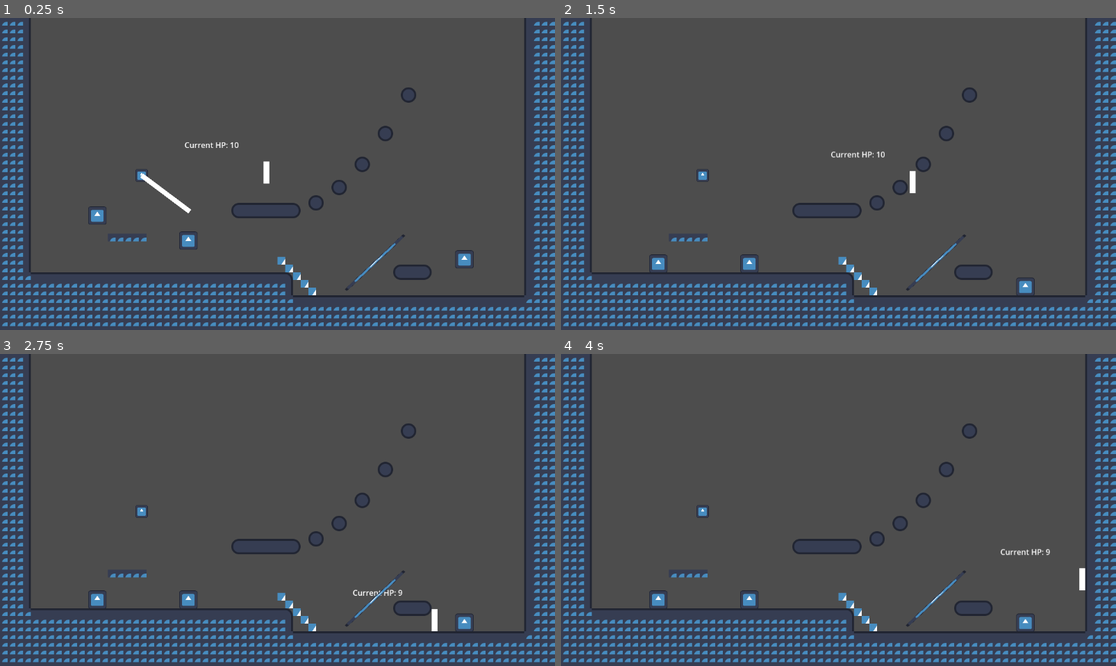
Above: before the commit, frames 1-4 (two rows, left to right).
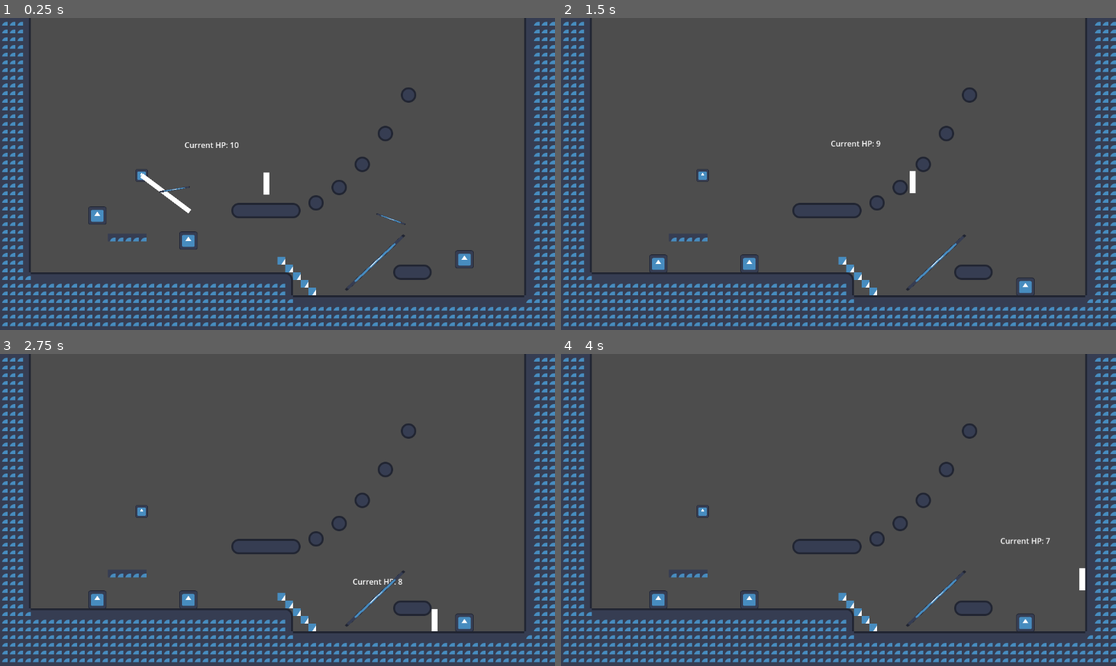
Above: after the commit, the same moments.

Repository: LiamQuinlan-Carleton/COMP1501FINAL
Game: Godot game, scene res://Main.tscn
Two runs of this game, one before a commit and one after it. Both use one fixed random seed, a clock stepped at 60 frames per second and the inputs below. The engine's default icon, where the game draws it, is replaced by a stand-in: a white triangle on a blue panel in a dark square.
Inputs (mouse positions are in pixels of both pictures, inside the frame that each line leads up to):
- Up to frame 1 (0.25 s): no input
- Up to frame 2 (1.5 s): move the mouse to (960, 158) at 0.52 s; press the mouse at (960, 158) at 0.53 s; hold D (Right) from 0.53 s (still down); tap Space (Jump) at 0.77 s; move the mouse to (727, 189) at 1.27 s; release the mouse at (727, 189) at 1.28 s; right-click (727, 189) at 1.35 s
- Up to frame 3 (2.75 s): tap Space (Jump) at 1.52 s; move the mouse to (333, 441) at 2.02 s; release D (Right) at 2.03 s; hold A (Left) from 2.03 s (still down); hold Shift (Shift) from 2.03 s (still down)
- Up to frame 4 (4 s): move the mouse to (810, 572) at 2.77 s; release A (Left) at 2.78 s; release Shift (Shift) at 2.78 s; hold D (Right) from 2.78 s (still down); tap C (crouch) at 2.85 s; tap Space (Jump) at 3.02, 3.77 s; move the mouse to (1005, 556) at 3.52 s; press the mouse at (1005, 556) at 3.53 s

The runs differ from the first frame. In frame 1, 0.1% of the frame differs, in the area x 28-74%, y 45-67%; in frame 2, 0.2%; in frame 3, 0.2%; in frame 4, 0.2%, in the area x 79-89%, y 58-65%.

Commit message:
Fixed player center

Diff:
--- a/Player.tscn
+++ b/Player.tscn
@@ -26,11 +26,9 @@
 metadata/_edit_group_ = true
 
 [node name="CollisionShape2D" type="CollisionShape2D" parent="."]
-position = Vector2(0, -23)
 shape = SubResource("RectangleShape2D_t478q")
 
 [node name="MeshInstance2D" type="MeshInstance2D" parent="."]
-position = Vector2(0, -23)
 scale = Vector2(12, 46)
 mesh = SubResource("QuadMesh_nibuc")
 
@@ -49,7 +47,6 @@
 [node name="Area2D" type="Area2D" parent="."]
 
 [node name="CollisionShape2D" type="CollisionShape2D" parent="Area2D"]
-position = Vector2(0, -23)
 shape = SubResource("RectangleShape2D_eqt3d")
 
 [connection signal="timeout" from="JumpLength" to="." method="_on_jump_length_timeout"]
